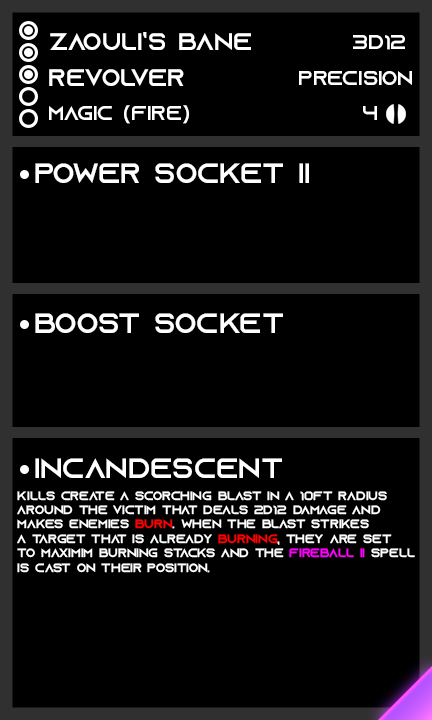
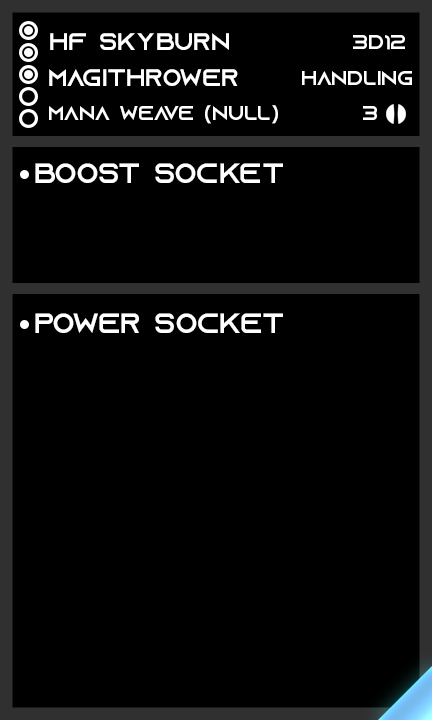
Layers edited between the first and the second 432×720 image:
hid "Mythic" over [378, 666, 432, 720]
showed "Rare" over [378, 666, 432, 720]
painted on "AP" over [363, 106, 377, 120]
renamed "precision" to "handling", painted on it over [299, 71, 412, 85]
renamed "magic (fire)" to "mana weave (null)", painted on it over [78, 105, 278, 124]
painted on "archetype" over [49, 69, 238, 86]
renamed "zaouli’s bane" to "hf skyburn", painted on it over [50, 32, 251, 50]
renamed "power socket II" to "boost socket", painted on it over [39, 163, 309, 183]
renamed "boost socket" to "power socket", painted on it over [39, 313, 261, 333]
hid group "Mod Slot 3" (4 layers) over [12, 427, 420, 573]
renamed "kills create a scorching blast in a 10ft radius around the vic" to "each triger pull fires two shots in quick succession. the firs", painted on it over [17, 491, 415, 573]
renamed "incandescent" to "dual cartridges", painted on it over [35, 458, 282, 478]
